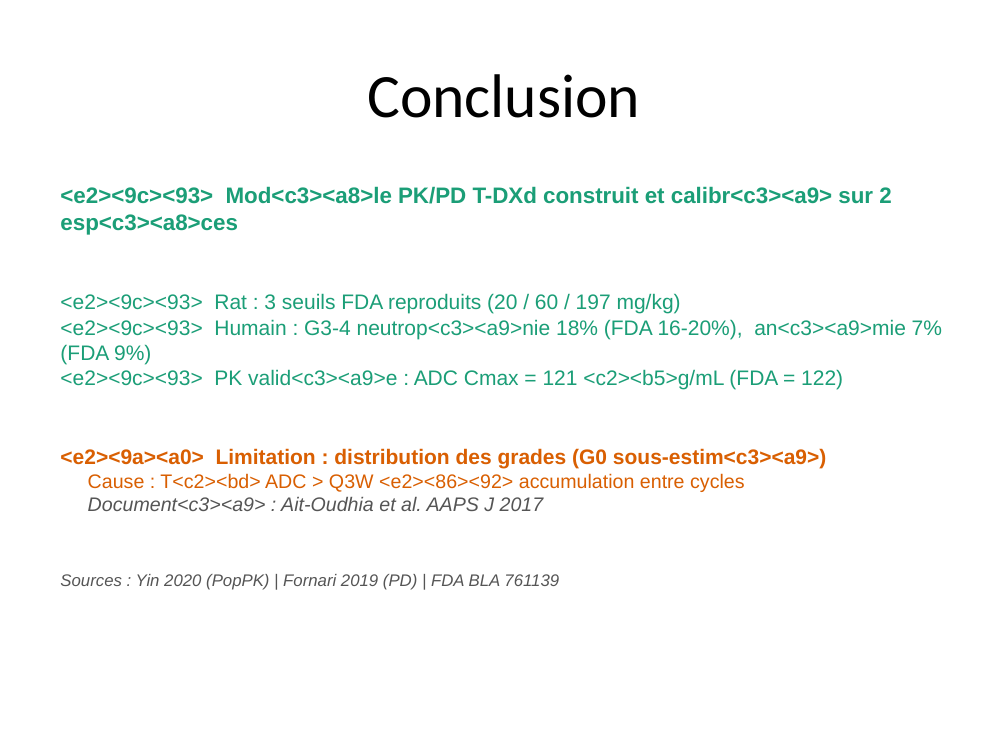
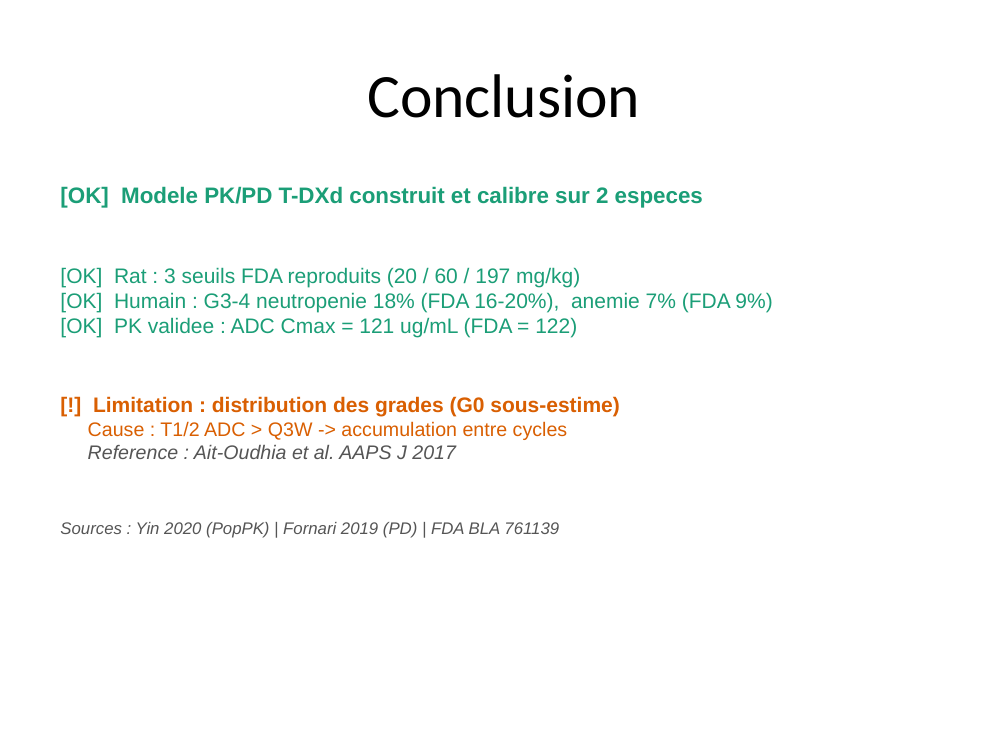
Before and after one commit to omarhss4k/Hema, a slide deck: slide 12 of scripts_tdxd/TDXD_presentation.pptx. Drawn at 1008x756 pixels with LibreOffice and Linux fonts; fonts in the diff are those of the drawing. Boxes give left, top, right and bottom in pixels: in the first picture for what was removed or moved away, otherwise in the second. Text is boxed around its words. In the diff, an @@ line names an element or a change of style, - is before the commit and + after.

```diff
--- a/scripts_tdxd/TDXD_presentation.pptx
+++ b/scripts_tdxd/TDXD_presentation.pptx
@@ text at [60,186,772,459]: text changed @@
-<e2><9c><93> Mod<c3><a8>le PK/PD T-DXd construit et calibr<c3><a9> sur 2 esp<c3><a8>ces
-<e2><9c><93> Rat : 3 seuils FDA reproduits (20 / 60 / 197 mg/kg)
-<e2><9c><93> Humain : G3-4 neutrop<c3><a9>nie 18% (FDA 16-20%), an<c3><a9>mie 7% (FDA 9%)
-<e2><9c><93> PK valid<c3><a9>e : ADC Cmax = 121 <c2><b5>g/mL (FDA = 122)
-<e2><9a><a0> Limitation : distribution des grades (G0 sous-estim<c3><a9>)
-Cause : T<c2><bd> ADC > Q3W <e2><86><92> accumulation entre cycles
-Document<c3><a9> : Ait-Oudhia et al. AAPS J 2017
+[OK] Modele PK/PD T-DXd construit et calibre sur 2 especes
+[OK] Rat : 3 seuils FDA reproduits (20 / 60 / 197 mg/kg)
+[OK] Humain : G3-4 neutropenie 18% (FDA 16-20%), anemie 7% (FDA 9%)
+[OK] PK validee : ADC Cmax = 121 ug/mL (FDA = 122)
+[!] Limitation : distribution des grades (G0 sous-estime)
+Cause : T1/2 ADC > Q3W -> accumulation entre cycles
+Reference : Ait-Oudhia et al. AAPS J 2017
```
Also in this commit, not shown: 11 other slides changed, 1 other file.
